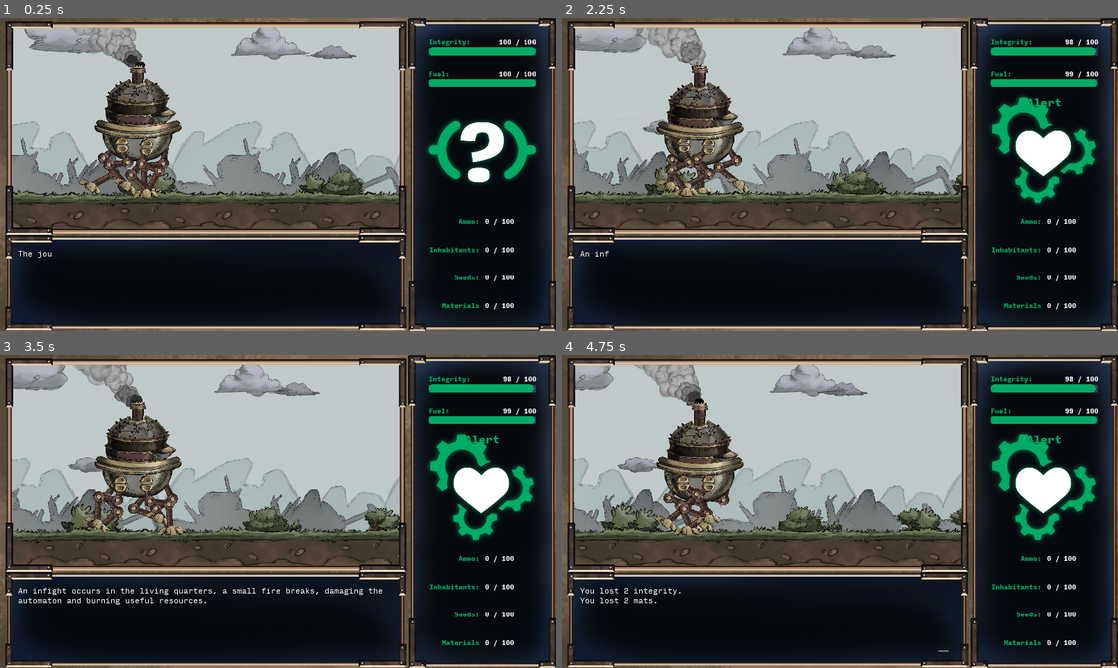
Above: before the commit, frames 1-4 (two rows, left to right).
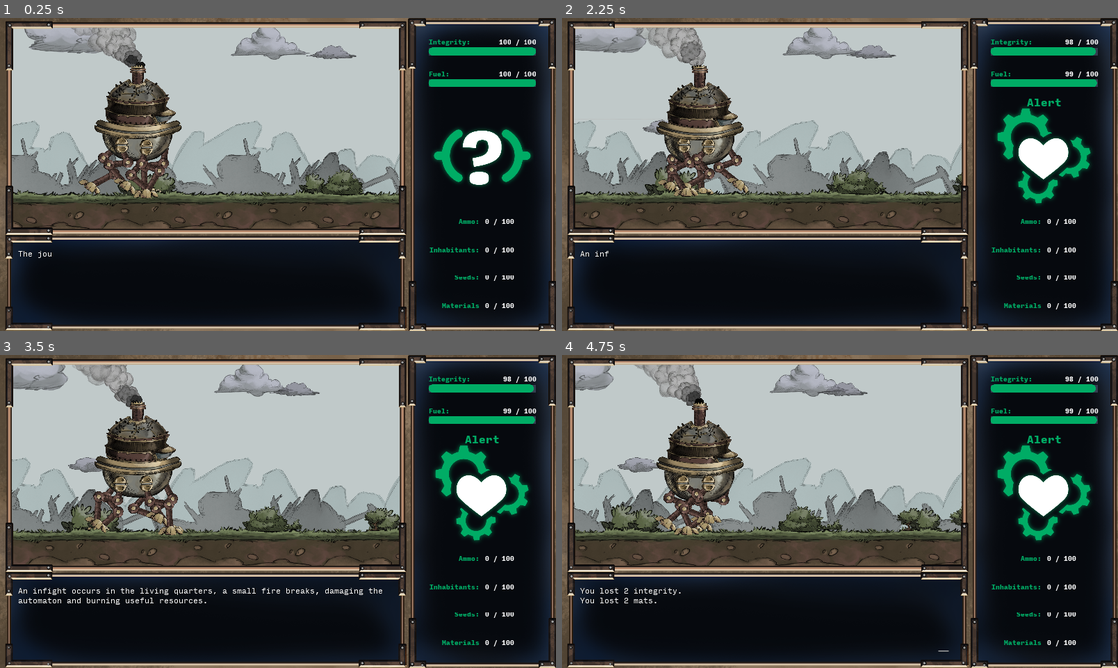
Above: after the commit, the same moments.

Repository: silverweed/ggj20
Game: Godot game, scene res://levels/Level.tscn
Same seed, same stepped clock (60 frames per second), same inputs: the game is played once before the commit and once after it.
Inputs:
- Up to frame 1 (0.25 s): no input
- Up to frame 2 (2.25 s): hold Up (ui_up) 0.53-1.28 s; hold Z (advance_text) 0.53-1.28 s; hold Down (ui_down) 1.28-2.03 s; tap Z (advance_text) at 1.35 s; hold Up (ui_up) from 2.03 s (still down); hold Z (advance_text) from 2.03 s (still down)
- Up to frame 3 (3.5 s): keep holding Up (ui_up); release Z (advance_text) at 2.78 s; tap Z (advance_text) at 2.85 s
- Up to frame 4 (4.75 s): release Up (ui_up) at 3.53 s; hold Z (advance_text) 3.53-4.28 s; hold Down (ui_down) from 3.53 s (still down); tap Z (advance_text) at 4.35 s

The runs differ from the first frame. In frame 1, 1.7% of the frame differs, in the area x 76-97%, y 32-54%; in frame 2, 1.9%, in the area x 77-97%, y 24-60%; in frame 3, 1.9%; in frame 4, 1.9%.

Commit message:
add beep boop

Diff:
--- a/GameManager.gd
+++ b/GameManager.gd
@@ -15,7 +15,7 @@
 	globals.game_mgr = self
 	if globals.events.events.empty():
 		globals.events.load_events("master_event.txt")
-		globals.events.load_events("event_null_complete_icon_1-14.txt")
+		globals.events.load_events("event_null_final_1-14.txt")
 		globals.events.load_events("military_events.txt")
 		globals.events.load_events("event_repair_complete_icon-1-5.txt")
 		globals.events.load_events("event_dmg_final_1-7.txt")
--- a/player/Body.tscn
+++ b/player/Body.tscn
@@ -227,7 +227,7 @@
 
 [node name="AudioStreamPlayer" type="AudioStreamPlayer" parent="."]
 stream = ExtResource( 11 )
-volume_db = -0.2
+volume_db = -0.4
 autoplay = true
 
 [node name="SmokeFX" type="Particles2D" parent="."]
--- a/ui/ChoicesContainer.gd
+++ b/ui/ChoicesContainer.gd
@@ -40,6 +40,7 @@
 
 
 func set_selected(s: int):
+	$AudioStreamPlayer.play()
 	choice_labels[selected].selected = false
 	selected = s
 	choice_labels[s].selected = true
--- a/ui/ChoicesContainer.tscn
+++ b/ui/ChoicesContainer.tscn
@@ -1,5 +1,6 @@
-[gd_scene load_steps=3 format=2]
+[gd_scene load_steps=4 format=2]
 
+[ext_resource path="res://sfx/Sfx_evt_beep2.wav" type="AudioStream" id=1]
 [ext_resource path="res://ui/ChoicesContainer.gd" type="Script" id=2]
 [ext_resource path="res://ui/ChoiceLabel.tscn" type="PackedScene" id=3]
 
@@ -40,3 +41,7 @@
 margin_bottom = 600.0
 
 [node name="EnableInputTimer" type="Timer" parent="."]
+
+[node name="AudioStreamPlayer" type="AudioStreamPlayer" parent="."]
+stream = ExtResource( 1 )
+volume_db = 10.0
--- a/ui/EventIconPanel.tscn
+++ b/ui/EventIconPanel.tscn
@@ -14,7 +14,7 @@
 anchor_bottom = 1.0
 margin_top = 30.0
 size_flags_vertical = 3
-custom_constants/separation = -60
+custom_constants/separation = -20
 script = ExtResource( 3 )
 __meta__ = {
 "_edit_use_anchors_": false
@@ -32,7 +32,7 @@
 valign = 1
 
 [node name="TextureRect" type="TextureRect" parent="."]
-margin_top = 37.0
+margin_top = 77.0
 margin_right = 1920.0
 margin_bottom = 1050.0
 size_flags_vertical = 7
--- a/ui/HUD.gd
+++ b/ui/HUD.gd
@@ -1 +1,13 @@
 extends Control
+
+func _ready():
+	$EventUI.connect("choice_selected", self, "play_confirm")
+	$"/root/Globals".connect("event_started", self, "play_evt_started")
+
+
+func play_confirm(_1, _2):
+	$Sfx_UI_Confirm.play()
+
+
+func play_evt_started(_1, _2, _3):
+	$Sfx_New_Event.play()
--- a/ui/HUD.tscn
+++ b/ui/HUD.tscn
@@ -1,9 +1,11 @@
-[gd_scene load_steps=5 format=2]
+[gd_scene load_steps=7 format=2]
 
 [ext_resource path="res://ui/EventUI.tscn" type="PackedScene" id=1]
 [ext_resource path="res://ui/HUD.gd" type="Script" id=2]
 [ext_resource path="res://ui/SidePanel.tscn" type="PackedScene" id=3]
 [ext_resource path="res://ui/textures/UI_bg.png" type="Texture" id=4]
+[ext_resource path="res://sfx/Sfx_evt_beep3.wav" type="AudioStream" id=5]
+[ext_resource path="res://sfx/Sfx_evt_beep4.wav" type="AudioStream" id=6]
 
 [node name="HUD" type="Control"]
 pause_mode = 2
@@ -37,3 +39,11 @@
 margin_top = -4.68005
 margin_right = 0.399902
 margin_bottom = -2.0
+
+[node name="Sfx_UI_Confirm" type="AudioStreamPlayer" parent="."]
+stream = ExtResource( 5 )
+volume_db = 20.0
+
+[node name="Sfx_New_Event" type="AudioStreamPlayer" parent="."]
+stream = ExtResource( 6 )
+volume_db = 14.0
--- a/ui/dialogs/DialogBox.gd
+++ b/ui/dialogs/DialogBox.gd
@@ -7,6 +7,7 @@
 
 export var chars_per_second = 50
 export var hide_on_finish = false
+export var min_time_between_sfx = 0.11
 var automatic_advance = false setget set_automatic_advance
 var hang_time_after_last = 0
 var manual_advance_is_locked = false
@@ -17,6 +18,7 @@
 # If automatic_advance is true and this is > 0, wait for this time
 # before the next text.
 var force_single_advance_t = 0
+var time_since_latest_sfx = 0
 
 var text_cursor = 0
 var waiting = false
@@ -31,6 +33,10 @@
 	$AnimationPlayer.play("ahead")
 	interruptible_wait_timer.connect("timeout", self, "emit_signal", ["advance"])
 	add_child(interruptible_wait_timer)
+
+
+func _process(delta):
+	time_since_latest_sfx += delta
 
 
 func display(text):
@@ -49,6 +55,10 @@
 				break
 
 		label.bbcode_text = text.substr(0, text_cursor)
+		if " \t\n\r".find(text[text_cursor]) < 0 and text_cursor < len(text) - 1:
+			if time_since_latest_sfx > min_time_between_sfx:
+				$AudioStreamPlayer.play()
+				time_since_latest_sfx = 0
 
 		var time = 1.0 / chars_per_second
 		if text_cursor > 0:
--- a/ui/dialogs/DialogBox.tscn
+++ b/ui/dialogs/DialogBox.tscn
@@ -1,9 +1,10 @@
-[gd_scene load_steps=7 format=2]
+[gd_scene load_steps=8 format=2]
 
 [ext_resource path="res://ui/dialogs/DialogBox.gd" type="Script" id=1]
 [ext_resource path="res://ui/dialogs/DialogBoxTheme.tres" type="Theme" id=2]
 [ext_resource path="res://fonts/FreeSans.otf" type="DynamicFontData" id=3]
 [ext_resource path="res://ui/InputMonoRegular.tres" type="DynamicFont" id=4]
+[ext_resource path="res://sfx/Sfx_evt_beep2.wav" type="AudioStream" id=5]
 
 [sub_resource type="DynamicFont" id=2]
 size = 60
@@ -77,3 +78,8 @@
 
 [node name="AnimationPlayer" type="AnimationPlayer" parent="."]
 anims/ahead = SubResource( 1 )
+
+[node name="AudioStreamPlayer" type="AudioStreamPlayer" parent="."]
+stream = ExtResource( 5 )
+volume_db = 5.0
+pitch_scale = 0.4
Not shown, added: event_null_final_1-14.txt
Not shown, added: sfx/Sfx_evt_beep2.wav.import
Not shown, added: sfx/Sfx_evt_beep3.wav.import
Not shown, added: sfx/Sfx_evt_beep4.wav.import
Not shown, added: sfx/Sfx_evt_beep2.wav
Not shown, added: sfx/Sfx_evt_beep3.wav
Not shown, added: sfx/Sfx_evt_beep4.wav
